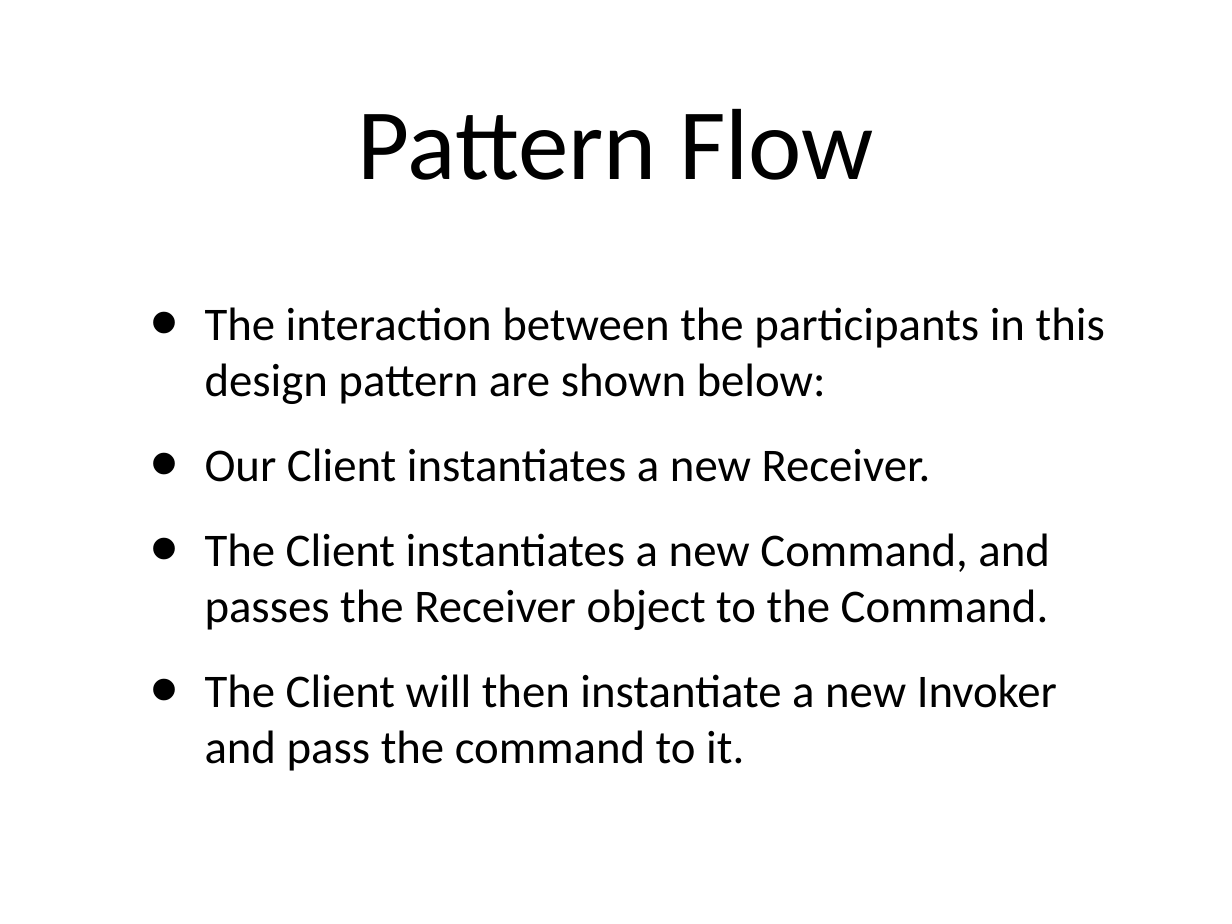
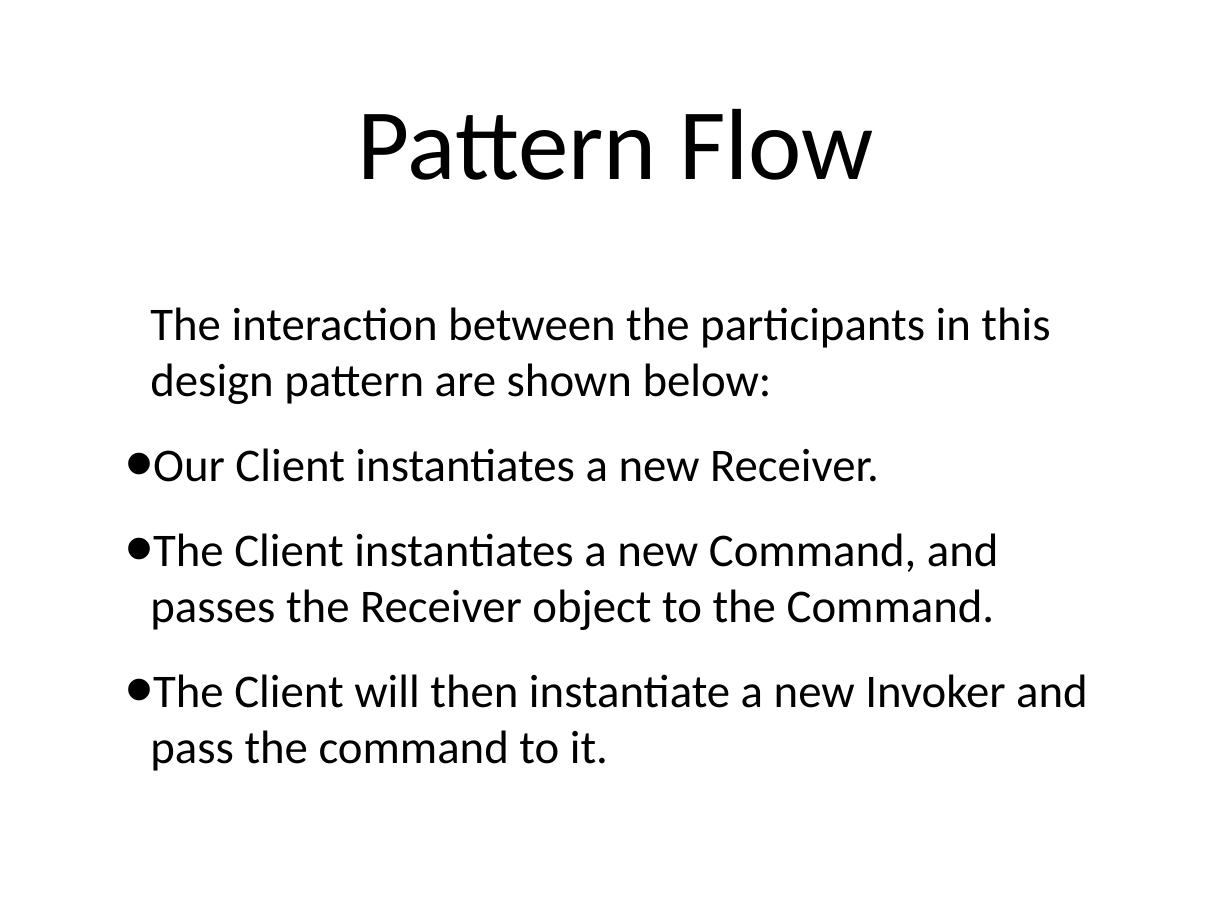
Before and after one commit to caseyscarborough/command-pattern, a slide deck: slide 12 of CommandPattern.ppt. Drawn at 1232x924 pixels with LibreOffice and Linux fonts; fonts in the diff are those of the drawing. Boxes give left, top, right and bottom in pixels: in the first picture for what was removed or moved away, otherwise in the second. Text is boxed around its words. In the diff, an @@ line names an element or a change of style, - is before the commit and + after.

Commit message:
Fix bullet formatting issue on conversion from Keynote.

```diff
--- a/CommandPattern.ppt
+++ b/CommandPattern.ppt
@@ text "The interaction between the participants ..." at (150,307,1088,771): bullet • to none; indent changed @@
```
Also in this commit, not shown: 3 other slides changed.
